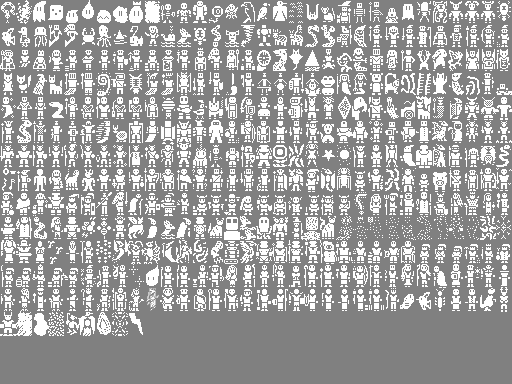
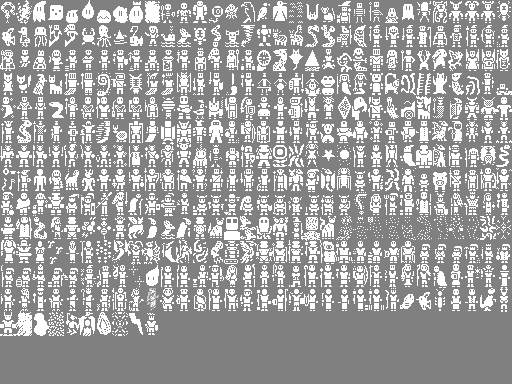
Comparing the layer stacks of the two w=512, h=384 images. Changes:
painted on "creature_sprites.png" over [145, 73, 244, 335]
